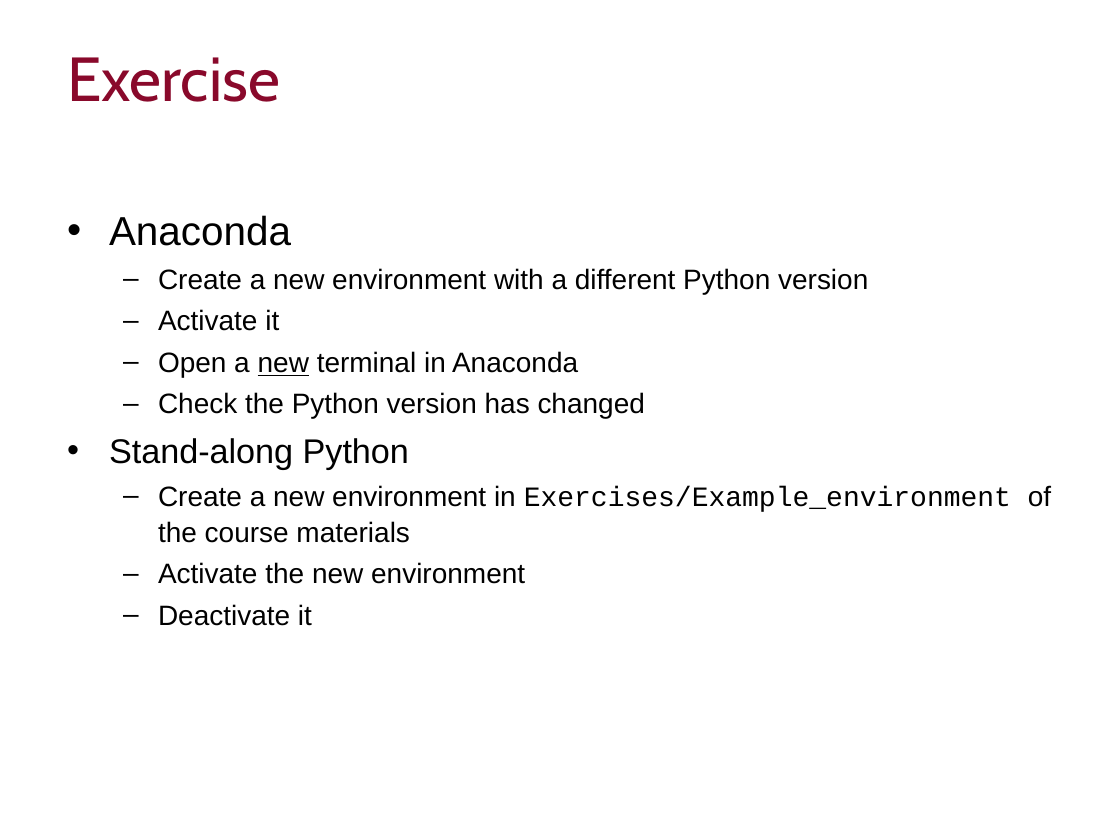
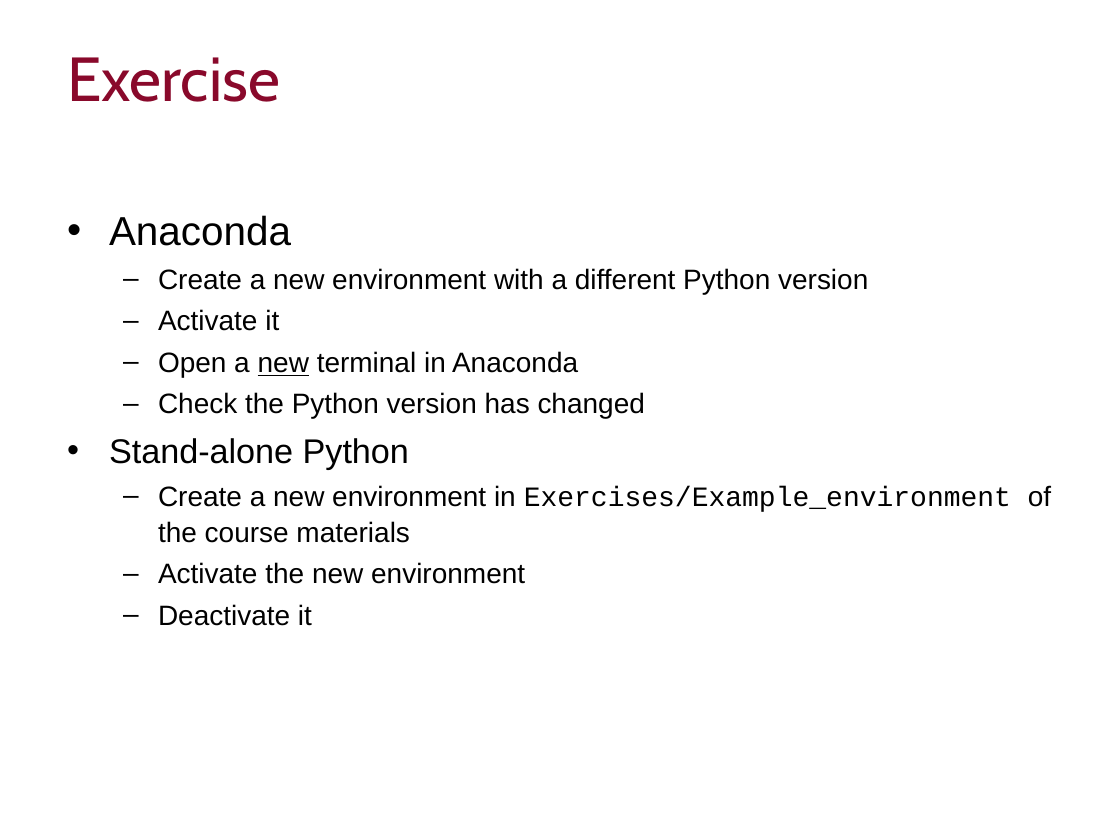
Before and after one commit to ImperialCollegeLondon/RCDS-managing-and-running-python-effectively, a slide deck: slide 11 of Managing and Running Python Effectively.pptx. Drawn at 1120x840 pixels with LibreOffice and Linux fonts; fonts in the diff are those of the drawing; background and template pictures are left out. Boxes give left, top, right and bottom in pixels: in the first picture for what was removed or moved away, otherwise in the second. Text is boxed around its words. In the diff, an @@ line names an element or a change of style, - is before the commit and + after.

```diff
--- a/Managing and Running Python Effectively.pptx
+++ b/Managing and Running Python Effectively.pptx
@@ text at (109,438,409,470): text changed @@
-• Stand-along Python
+• Stand-alone Python
```
Also in this commit, not shown: 5 other slides changed.
